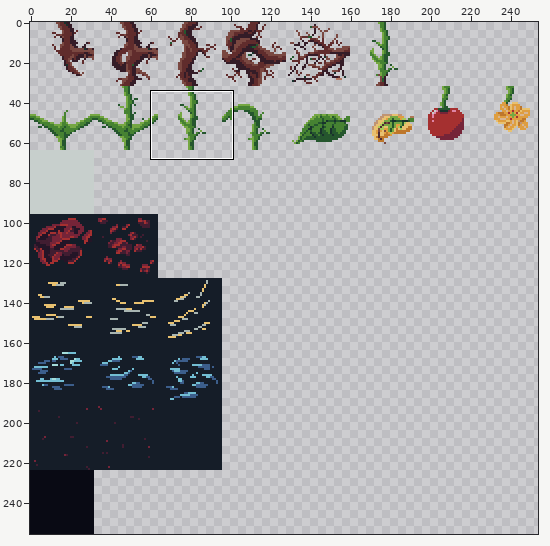
A sprite sheet gets an edit: Assets/Sprites/tiles.png. The picture above shows the old version from afar; the outline marks the close-up.
Close-up. Earlier state:
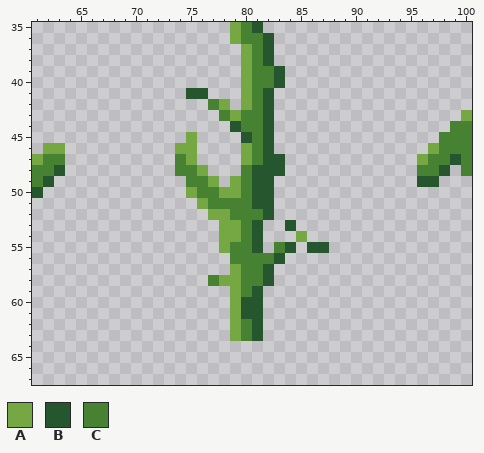
The file is 256x256 pixels. Shown: x 61..100, y 35..67. The wide view leaves out empty margins. The commit also changed other parts of the picture, which this record leaves out.
Palette (. is transparent): A #75a743  B #25562e  C #468232
Pixels before, first column x 61:
35 ..................ACB...................
36 ..................ACCB..................
37 ...................ACB..................
38 ...................ACB..................
39 ...................ACCB.................
40 ...................ACCB.................
41 ..............BB...ACB..................
42 ................CA.ACB..................
43 .................CACCB.................A
44 ..................BCCB................CC
45 ..............A....BCB...............CCC
46 .AA..........AA....ACB..............ACCC
47 ACC..........CA....ACBB............ACCBC
48 CCB..........CCA...CBBB............CCB.C
49 CB............CCA.ACBB.............BB...
50 B.............ACCAACBB..................
51 ...............ACCCCBB..................
52 ................AACCCB..................
53 .................AACB..B................
54 .................AACB...A...............
55 .................ACCB.CB.BB.............
56 ..................CCCCB.................
57 ..................ACCB..................
58 ................CAACCB..................
59 ..................ACB...................
60 ..................ABB...................
61 ..................ABB...................
62 ..................ACB...................
63 ..................ACB...................
Now the later version:
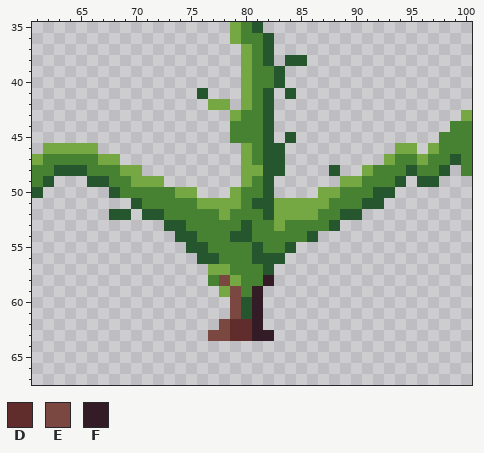
Colours new in this view: D #602c2c  E #7a4841  F #341c27
Change:
{"y":38,"x":84,"old":"..","new":"BB"}
{"y":41,"x":75,"old":"B","new":"."}
{"y":41,"x":84,"old":".","new":"B"}
{"y":42,"x":77,"old":"C","new":"A"}
{"y":43,"x":78,"old":"C","new":"."}
{"y":44,"x":79,"old":"B","new":"C"}
{"y":45,"x":75,"old":"A","new":"."}
{"y":45,"x":79,"old":".B","new":"CC"}
{"y":45,"x":84,"old":".","new":"B"}
{"y":46,"x":64,"old":"...","new":"AAA"}
{"y":46,"x":74,"old":"AA","new":".."}
{"y":46,"x":83,"old":".","new":"B"}
{"y":46,"x":94,"old":"..","new":"AA"}
{"y":47,"x":64,"old":".....","new":"CCCAA"}
{"y":47,"x":74,"old":"CA","new":".."}
{"y":47,"x":93,"old":"...","new":"ACC"}
{"y":48,"x":64,"old":".......","new":"BBCCCAA"}
{"y":48,"x":74,"old":"CCA","new":"..."}
{"y":48,"x":80,"old":"CB","new":"AA"}
{"y":48,"x":88,"old":".","new":"B"}
{"y":48,"x":91,"old":".....","new":"ACCCB"}
{"y":49,"x":66,"old":".......","new":"BBCCAAA"}
{"y":49,"x":75,"old":"CCA","new":"..."}
{"y":49,"x":79,"old":"ACB","new":".AC"}
{"y":49,"x":89,"old":"......","new":"AACCCB"}
{"y":50,"x":68,"old":".......","new":"BCCCCCA"}
{"y":50,"x":76,"old":"CCA","new":"..."}
{"y":50,"x":81,"old":"B","new":"C"}
{"y":50,"x":87,"old":".......","new":"AACCCBB"}
{"y":51,"x":70,"old":"......","new":"BCCCCC"}
{"y":51,"x":77,"old":"CCC","new":"AAA"}
{"y":51,"x":83,"old":"..........","new":"AAAAACCCBB"}
{"y":52,"x":68,"old":"..","new":"BB"}
{"y":52,"x":71,"old":"......A","new":"BBCCCCC"}
{"y":52,"x":83,"old":"........","new":"AAAACCBB"}
{"y":53,"x":73,"old":".....AACB..B....","new":"BBCCCCCBCCACCCCB"}
{"y":54,"x":74,"old":"....AACB...A.","new":"BBCCCBBCCCCCB"}
{"y":55,"x":75,"old":"...A","new":"BBCC"}
{"y":55,"x":82,"old":".","new":"C"}
{"y":55,"x":86,"old":"BB","new":".."}
{"y":56,"x":76,"old":"...","new":"BBC"}
{"y":56,"x":81,"old":"CC","new":"BB"}
{"y":57,"x":77,"old":"..A","new":"AAC"}
{"y":58,"x":78,"old":"A","new":"E"}
{"y":58,"x":82,"old":"B","new":"F"}
{"y":59,"x":78,"old":".A","new":"AE"}
{"y":59,"x":81,"old":"B","new":"F"}
{"y":60,"x":79,"old":"A","new":"E"}
{"y":60,"x":81,"old":"B","new":"F"}
{"y":61,"x":79,"old":"A","new":"E"}
{"y":61,"x":81,"old":"B","new":"F"}
{"y":62,"x":78,"old":".ACB","new":"EDDF"}
{"y":63,"x":77,"old":"..ACB.","new":"EEDDFF"}
{"label":"changed","picture_box":[65,55,417,341]}
